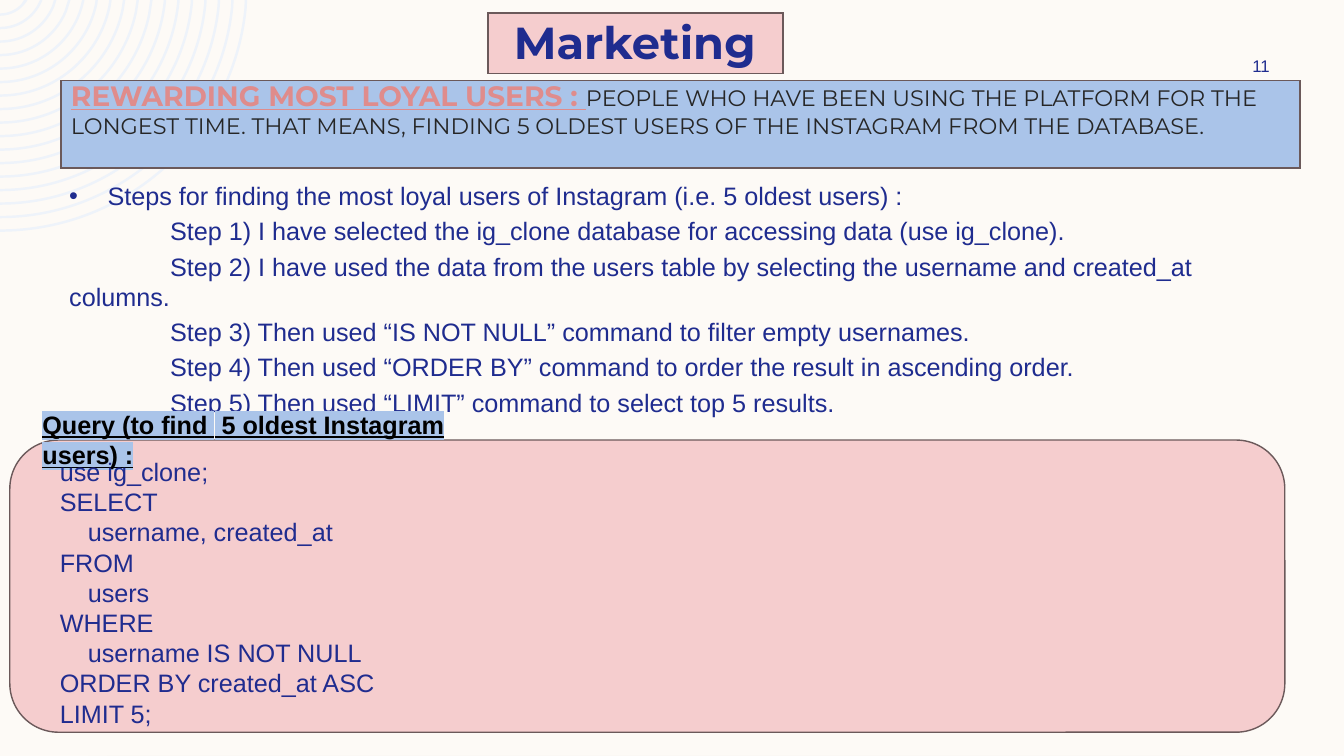
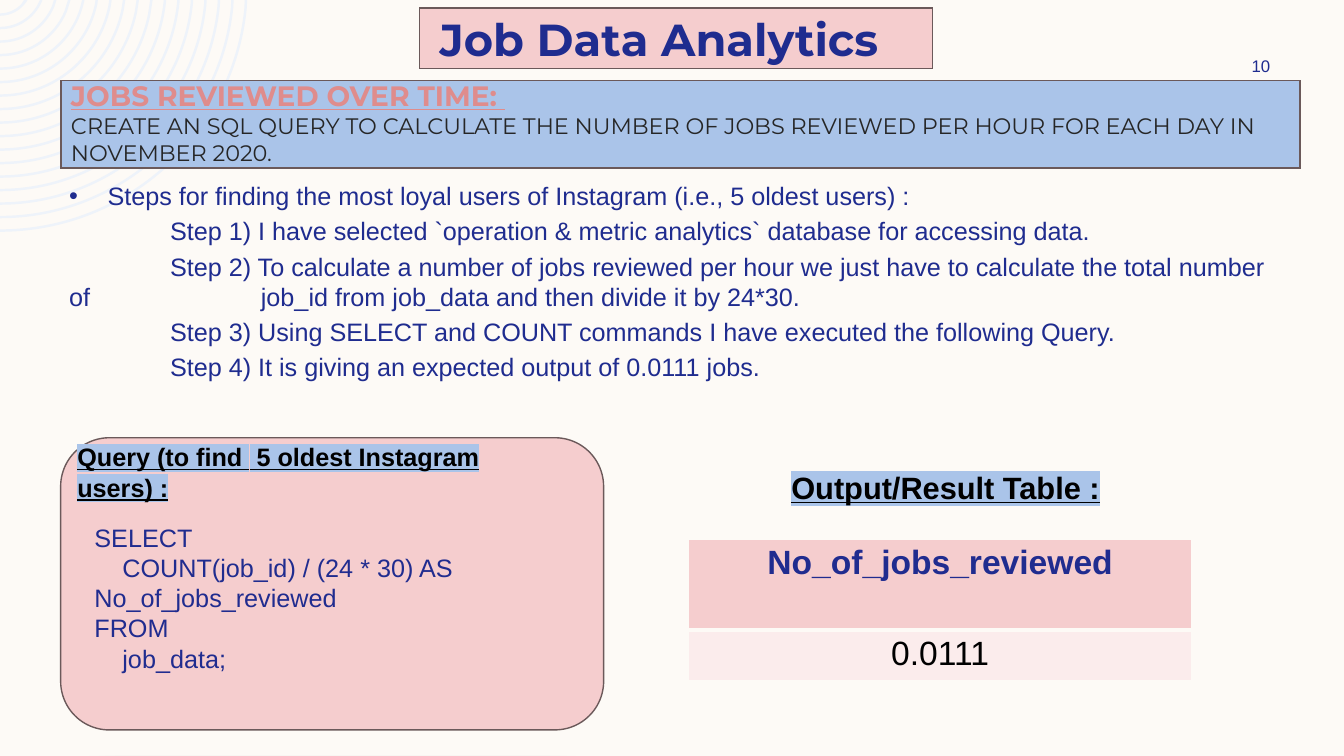
Before and after one commit to ShindeYash/Operation_and_Metric_Analytics, a slide deck: slide 10 of Report - Operation_and_Metric_Analytics.pptx (slide 11 before the commit). Drawn at 1344x756 pixels with LibreOffice and Linux fonts; fonts in the diff are those of the drawing. Boxes give left, top, right and bottom in pixels: in the first picture for what was removed or moved away, otherwise in the second. Text is boxed around its words. In the diff, an @@ line names an element or a change of style, - is before the commit and + after.

```diff
--- a/Report - Operation_and_Metric_Analytics.pptx
+++ b/Report - Operation_and_Metric_Analytics.pptx
@@ rectangle resized from (x1=488, y1=13, x2=783, y2=74) to (x1=419, y1=8, x2=933, y2=69) @@
@@ text added at (x1=440, y1=20, x2=878, y2=65), 32 pt, text #1F2C8F, bold @@
+Job Data Analytics
@@ text removed at (x1=514, y1=23, x2=756, y2=68) @@
-Marketing
@@ title at (x1=71, y1=79, x2=1255, y2=161): text changed @@
-REWARDING MOST LOYAL USERS : PEOPLE WHO HAVE BEEN USING THE PLATFORM FOR THE LONGEST TIME. THAT MEANS, FINDING 5 OLDEST USERS OF THE INSTAGRAM FROM THE DATABASE.
+JOBS REVIEWED OVER TIME:
+CREATE AN SQL QUERY TO CALCULATE THE NUMBER OF JOBS REVIEWED PER HOUR FOR EACH DAY IN NOVEMBER 2020.
@@ page number at (x1=1252, y1=60, x2=1271, y2=72): text changed @@
-11
+10
@@ text at (x1=69, y1=186, x2=1264, y2=382): text changed @@
-• Steps for finding the most loyal users of Instagram (i.e. 5 oldest users) :
-Step 1) I have selected the ig_clone database for accessing data (use ig_clone).
-Step 2) I have used the data from the users table by selecting the username and created_at columns.
-Step 3) Then used “IS NOT NULL” command to filter empty usernames.
-Step 4) Then used “ORDER BY” command to order the result in ascending order.
-Step 5) Then used “LIMIT” command to select top 5 results.
+• Steps for finding the most loyal users of Instagram (i.e., 5 oldest users) :
+Step 1) I have selected `operation & metric analytics` database for accessing data.
+Step 2) To calculate a number of jobs reviewed per hour we just have to calculate the total number of job_id from job_data and then divide it by 24*30.
+Step 3) Using SELECT and COUNT commands I have executed the following Query.
+Step 4) It is giving an expected output of 0.0111 jobs.
@@ rounded rectangle resized from (x1=10, y1=441, x2=1286, y2=733) to (x1=60, y1=438, x2=604, y2=730) @@
@@ text "Query (to find 5 oldest ..." moved from (x1=42, y1=414, x2=444, y2=470) to (x1=77, y1=447, x2=479, y2=502) @@
@@ text at (x1=60, y1=460, x2=208, y2=486): paragraph removed @@
-use ig_clone;
@@ text added at (x1=791, y1=476, x2=1081, y2=504), 22 pt, text #000000, bold, underline @@
+Output/Result Table :
@@ text "SELECT" moved from (x1=60, y1=460, x2=374, y2=727) to (x1=94, y1=529, x2=453, y2=673) @@
@@ text "SELECT" at (x1=94, y1=529, x2=453, y2=673): columns 2 to 1 @@
@@ table added at (x1=689, y1=539, x2=1193, y2=681), 2 rows, 1 columns @@
+No_of_jobs_reviewed
+0.0111
@@ text at (x1=94, y1=558, x2=453, y2=613): text changed @@
-username, created_at
+COUNT(job_id) / (24 * 30) AS No_of_jobs_reviewed
@@ text at (x1=122, y1=649, x2=226, y2=673): text changed @@
-users
-WHERE
-username IS NOT NULL
-ORDER BY created_at ASC
-LIMIT 5;
+job_data;
```
Also in this commit, not shown: 2 slides added, 1 slide removed.
